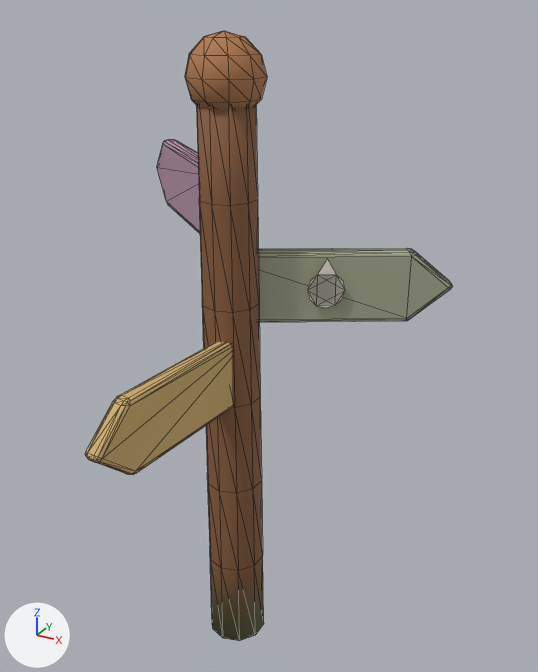
The glTF model godot/money-quest-game/art/cozy/kit/Kit_Calm_Signpost_01.glb: old version first, new version second.
Camera for both pictures: a 50 mm camera at (1.48, -2.37, 2.74) aimed at (0.16, 0.03, 1.54). Arrows for +X, +Y and +Z are at lower left; the lights stay in place. The older version comes first. Mesh edges are drawn as thin lines. Objects named as collision shapes, trigger or cutter boxes, shadow casters or lower levels of detail are left out. Where no turn or scale is listed for an object, it has been applied to the vertices. Vertices at exactly the same position are counted once.

In view in the first picture: 'EX_Signpost_Stone', 'EX_Signpost_Wood'.
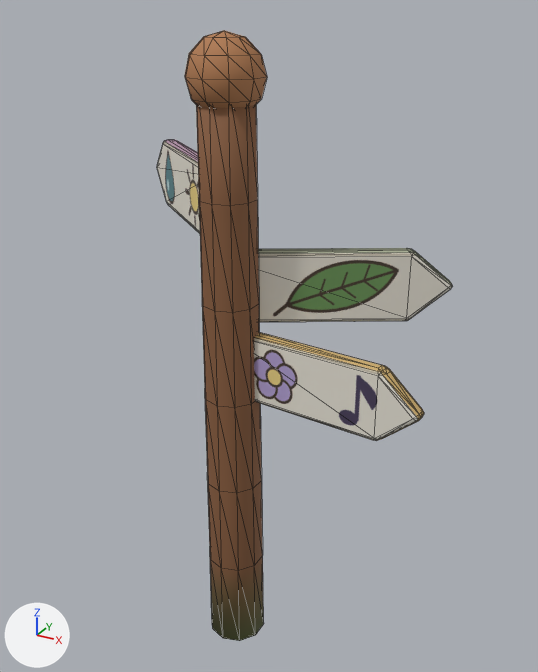
Location of each change, (x1, y1, x2, y2) in pixels of the pictures (538 x 672 px):
'EX_Signpost_Wood', reshaped (20% narrower)
    before: (85, 30, 452, 641)
    after: (157, 30, 452, 641)
'EX_Signpost_Stone', deleted
    before: (307, 259, 345, 308)
part 1 of me_ex_signpost_wood_mesh, added
    after: (254, 332, 424, 441)
part 2 of me_ex_signpost_wood_mesh, deleted (brown)
    before: (85, 342, 233, 475)
part 3 of me_ex_signpost_wood_mesh, recoloured
    both: (157, 141, 452, 322)

Edits to the bpy script that builds the scene:
```text
Add img_t_signpost_atlas:
    img_t_signpost_atlas = load_image('T_Signpost_Atlas', '_unpacked/T_Signpost_Atlas', 512, 512, 'sRGB')
Add mat_mq_sign_atlas:
    mat_mq_sign_atlas = bpy.data.materials.new('MQ_Sign_Atlas')
    # uses the picture img_t_signpost_atlas
Change me_ex_signpost_wood_mesh:
    used by ob_ex_signpost_wood; location = (0.0, 0.0, 0.0)
    remove me_ex_signpost_wood_mesh.from_pydata(...)  # 332 vertices, 644 faces; spans x -0.72..0.76, y -0.83..0.56, z 0.0..2.67
    add me_ex_signpost_wood_mesh.from_pydata(...)  # 332 vertices, 644 faces; spans x -0.72..0.83, y -0.15..0.56, z 0.0..2.67
    me_ex_signpost_wood_mesh part 1: a new loose piece of 70 vertices spanning x -0.04..0.83, y -0.07..0.07, z 1.24..1.54
    me_ex_signpost_wood_mesh part 2
    70 vertices are removed from x -0.07..0.07, y -0.83..0.04, z 1.24..1.54
    136 faces are deleted
    me_ex_signpost_wood_mesh part 3: 92 faces spanning x -0.72..0.76, y -0.08..0.56, z 1.58..2.19 switch from mat_mq_wood_warm to mat_mq_sign_atlas
Remove ob_ex_signpost_stone:
    ob_ex_signpost_stone = bpy.data.objects.new('EX_Signpost_Stone', me_ex_signpost_stone_mesh)
    ob_ex_signpost_stone.location = (0.0, 0.0, 0.0)
```
